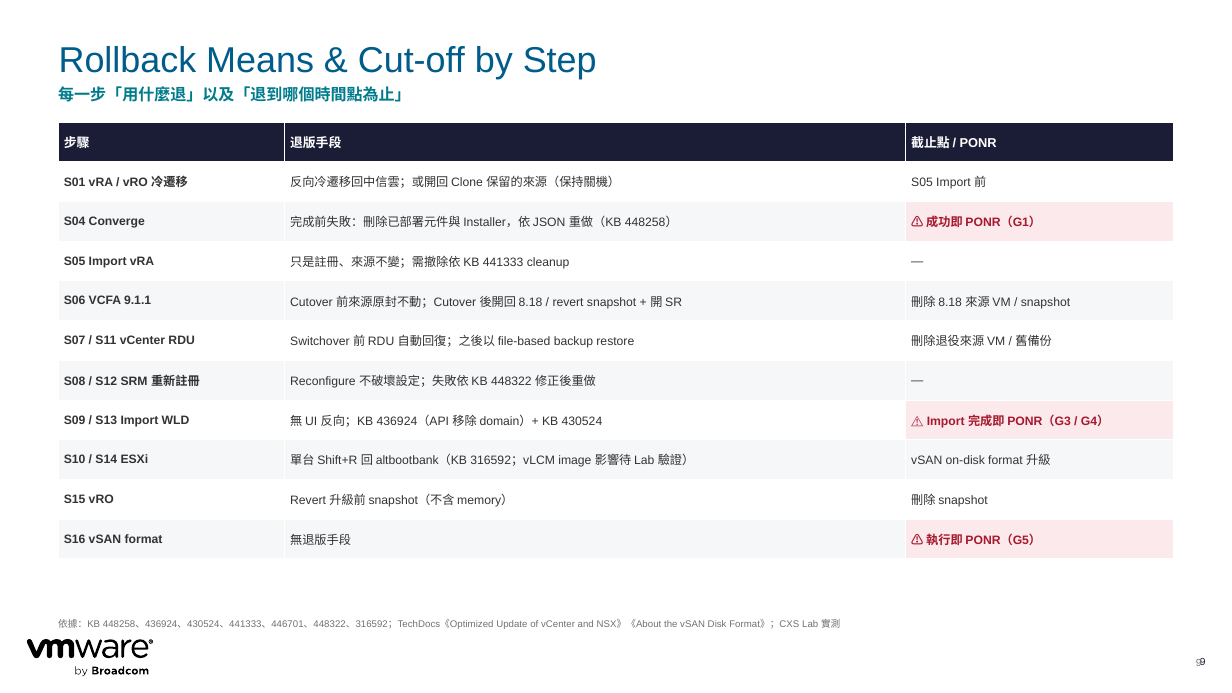
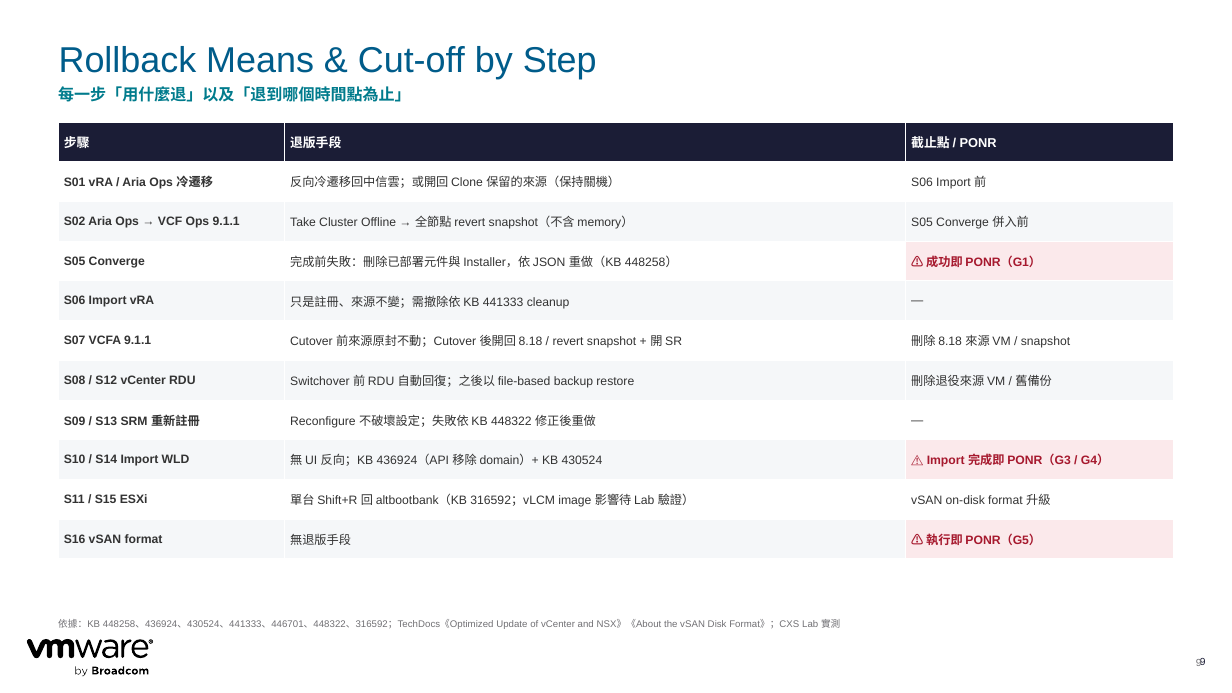
Before and after one commit to kostenyang/cc-vcf911-plan, a slide deck: slide 9 of out/CTBC_VCF911_Converge_Import_Plan.pptx. Drawn at 1232x693 pixels with LibreOffice and Linux fonts; fonts in the diff are those of the drawing. Boxes give left, top, right and bottom in pixels: in the first picture for what was removed or moved away, otherwise in the second. Text is boxed around its words. In the diff, an @@ line names an element or a change of style, - is before the commit and + after.

```diff
--- a/out/CTBC_VCF911_Converge_Import_Plan.pptx
+++ b/out/CTBC_VCF911_Converge_Import_Plan.pptx
@@ table at (58, 122, 1174, 559) @@
-row 2, column 1: S01 vRA / vRO 冷遷移
+row 2, column 1: S01 vRA / Aria Ops 冷遷移
-row 2, column 3: S05 Import 前
+row 2, column 3: S06 Import 前
-row 3: S04 Converge | 完成前失敗：刪除已部署元件與 Installer，依 JSON 重做（KB 448258） | ⚠ 成功即 PONR（G1）
+row 3: S02 Aria Ops → VCF Ops 9.1.1 | Take Cluster Offline → 全節點 revert snapshot（不含 memory） | S05 Converge 併入前
-row 4: S05 Import vRA | 只是註冊、來源不變；需撤除依 KB 441333 cleanup | —
+row 4: S05 Converge | 完成前失敗：刪除已部署元件與 Installer，依 JSON 重做（KB 448258） | ⚠ 成功即 PONR（G1）
-row 5: S06 VCFA 9.1.1 | Cutover 前來源原封不動；Cutover 後開回 8.18 / revert snapshot + 開 SR | 刪除 8.18 來源 VM / snapshot
+row 5: S06 Import vRA | 只是註冊、來源不變；需撤除依 KB 441333 cleanup | —
-row 6: S07 / S11 vCenter RDU | Switchover 前 RDU 自動回復；之後以 file-based backup restore | 刪除退役來源 VM / 舊備份
+row 6: S07 VCFA 9.1.1 | Cutover 前來源原封不動；Cutover 後開回 8.18 / revert snapshot + 開 SR | 刪除 8.18 來源 VM / snapshot
-row 7: S08 / S12 SRM 重新註冊 | Reconfigure 不破壞設定；失敗依 KB 448322 修正後重做 | —
+row 7: S08 / S12 vCenter RDU | Switchover 前 RDU 自動回復；之後以 file-based backup restore | 刪除退役來源 VM / 舊備份
-row 8: S09 / S13 Import WLD | 無 UI 反向；KB 436924（API 移除 domain）+ KB 430524 | ⚠ Import 完成即 PONR（G3 / G4）
+row 8: S09 / S13 SRM 重新註冊 | Reconfigure 不破壞設定；失敗依 KB 448322 修正後重做 | —
-row 9: S10 / S14 ESXi | 單台 Shift+R 回 altbootbank（KB 316592；vLCM image 影響待 Lab 驗證） | vSAN on-disk format 升級
+row 9: S10 / S14 Import WLD | 無 UI 反向；KB 436924（API 移除 domain）+ KB 430524 | ⚠ Import 完成即 PONR（G3 / G4）
-row 10: S15 vRO | Revert 升級前 snapshot（不含 memory） | 刪除 snapshot
+row 10: S11 / S15 ESXi | 單台 Shift+R 回 altbootbank（KB 316592；vLCM image 影響待 Lab 驗證） | vSAN on-disk format 升級
@@ fill #FBE9EB to #F5F7F9 in row 3, column 3 @@
@@ fill #FFFFFF to #FBE9EB in row 4, column 3 @@
@@ fill #FBE9EB to #FFFFFF in row 8, column 3 @@
@@ fill #F5F7F9 to #FBE9EB in row 9, column 3 @@
```
Also in this commit, not shown: 21 other slides changed, 5 other files.
